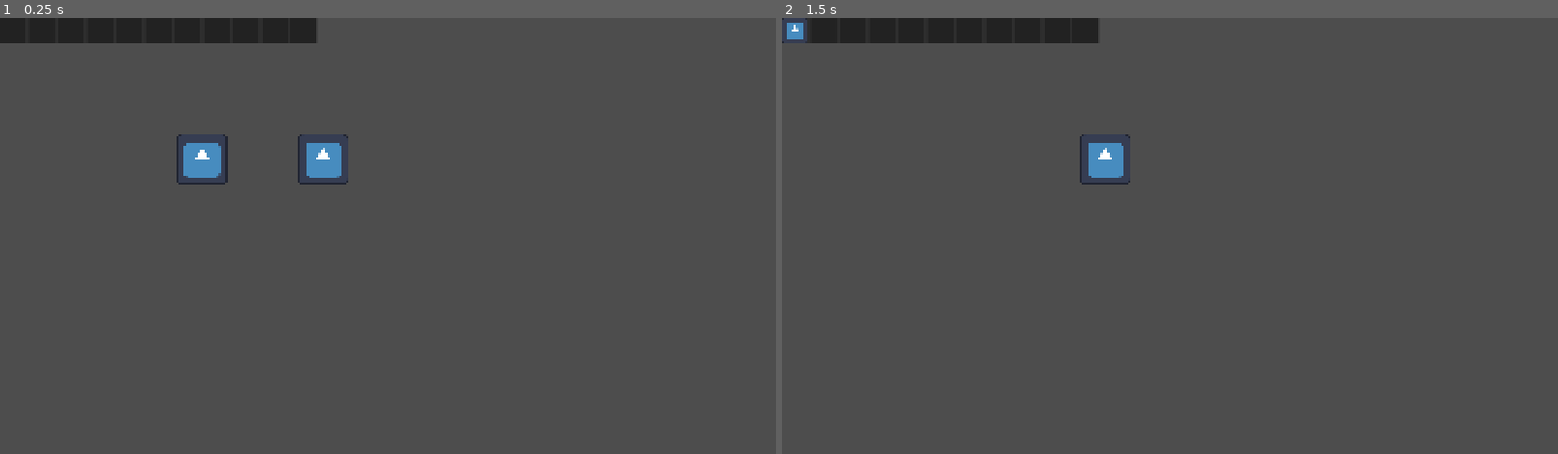
Above: before the commit, frames 1-2 (left to right).
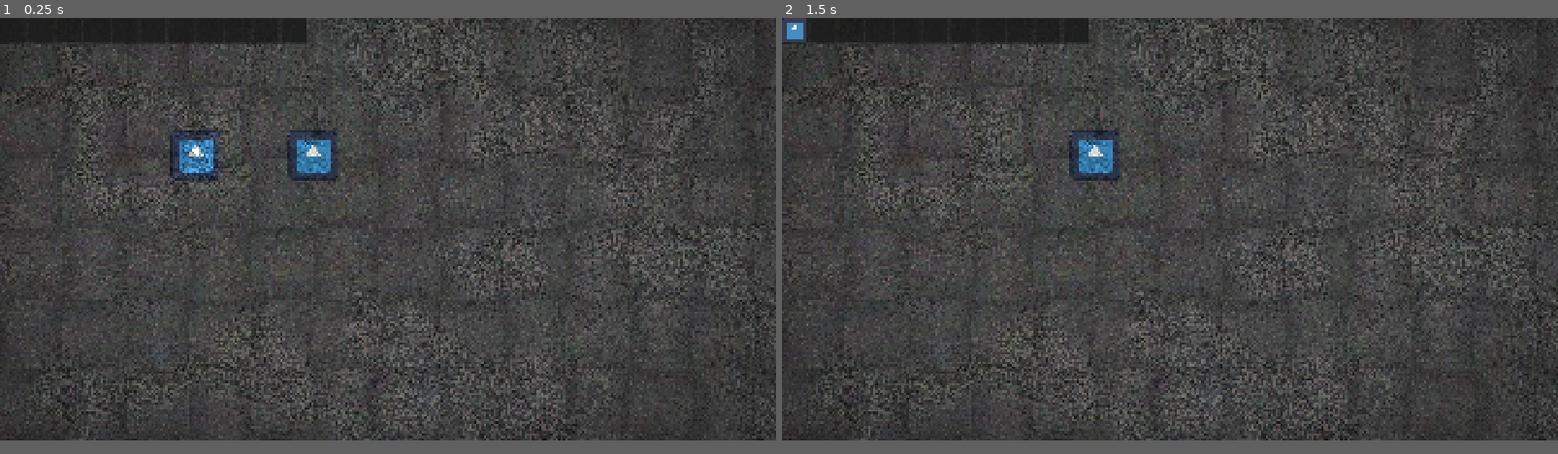
Above: after the commit, the same moments.

Repository: Uther871/kryvokray
Game: Godot game, scene res://main.tscn
Same seed, same stepped clock (60 frames per second), same inputs: the game is played once before the commit and once after it. The project has no main scene, so this scene is started directly. The engine's default icon, where the game draws it, is replaced by a stand-in: a white triangle on a blue panel in a dark square.
Inputs (mouse positions are in pixels of both pictures, inside the frame that each line leads up to):
- Up to frame 1 (0.25 s): no input
- Up to frame 2 (1.5 s): tap Enter at 0.5 s; drag from (983, 157) to (1247, 140) at 0.52 s; tap Space at 1.25 s; drag from (1014, 257) to (1107, 157) at 1.27 s
In our replay, the window is 800x450 before the commit and 800x436 after it. These sizes can differ from the game's own. Grey fills any space a smaller window leaves; there, only what the larger window draws over its background counts as a difference.

The runs differ from the first frame. In frame 1, 24% of the frame differs, in the area x 0-100%, y 0-97%; in frame 2, 23%.

Commit message:
Pixel art filter, 1920x1080 viewport, slot script fix

Diff:
--- /dev/null
+++ b/fx/oil_paint_layer.gd
@@ -0,0 +1,32 @@
+extends CanvasLayer
+## Повноекранний ефект "картина маслом".
+## Передає в шейдер позицію камери, щоб мазки були прив'язані до світу, а не до екрана.
+## F9 — увімкнути/вимкнути ефект (зручно порівнювати "до/після").
+
+## Шар інвентаря. Має бути вищим за шар ефекту, щоб UI лишався чітким.
+@export var ui_layer: int = 10
+@export var toggle_key: Key = KEY_F9
+
+@onready var _rect: ColorRect = $Rect
+var _mat: ShaderMaterial
+
+
+func _ready() -> void:
+	_mat = _rect.material as ShaderMaterial
+	var inv := get_node_or_null("/root/Inventory")
+	if inv is CanvasLayer:
+		(inv as CanvasLayer).layer = ui_layer
+
+
+func _process(_delta: float) -> void:
+	var vp := get_viewport()
+	var ct := vp.get_canvas_transform()
+	_mat.set_shader_parameter("viewport_size", vp.get_visible_rect().size)
+	_mat.set_shader_parameter("cam_origin", ct.origin)
+	_mat.set_shader_parameter("cam_zoom", ct.x.x)
+
+
+func _unhandled_key_input(event: InputEvent) -> void:
+	var key := event as InputEventKey
+	if key and key.pressed and not key.echo and key.keycode == toggle_key:
+		_rect.visible = not _rect.visible
--- /dev/null
+++ b/fx/oil_paint_layer.tscn
@@ -0,0 +1,20 @@
+[gd_scene format=3]
+
+[ext_resource type="Shader" path="res://shaders/oil_paint.gdshader" id="1_shader"]
+[ext_resource type="Script" path="res://fx/oil_paint_layer.gd" id="2_script"]
+
+[sub_resource type="ShaderMaterial" id="ShaderMaterial_oil"]
+shader = ExtResource("1_shader")
+
+[node name="OilPaintLayer" type="CanvasLayer"]
+layer = 5
+script = ExtResource("2_script")
+
+[node name="Rect" type="ColorRect" parent="."]
+material = SubResource("ShaderMaterial_oil")
+anchors_preset = 15
+anchor_right = 1.0
+anchor_bottom = 1.0
+grow_horizontal = 2
+grow_vertical = 2
+mouse_filter = 2
--- /dev/null
+++ b/levels/level_1.tscn
@@ -0,0 +1,32 @@
+[gd_scene format=3 uid="uid://ct6a067q3j50b"]
+
+[ext_resource type="Texture2D" uid="uid://bqdyp1384yyms" path="res://assets/background_lvl1.png" id="1_jirdo"]
+[ext_resource type="Texture2D" uid="uid://cwqq5wp2fv0mw" path="res://assets/CHechek.png" id="2_bt44k"]
+
+[node name="Level1" type="Node2D" unique_id=296662728]
+
+[node name="background" type="Sprite2D" parent="." unique_id=545153352]
+texture = ExtResource("1_jirdo")
+centered = false
+region_enabled = true
+region_rect = Rect2(0, 0, 1920, 1080)
+
+[node name="Chechek" type="Node2D" parent="." unique_id=832540250]
+position = Vector2(400, 740)
+
+[node name="Sprite2D" type="Sprite2D" parent="Chechek" unique_id=1495508413]
+position = Vector2(101.999985, -137.99998)
+scale = Vector2(8.993, 9)
+texture = ExtResource("2_bt44k")
+
+[node name="Camera2D" type="Camera2D" parent="Chechek/Sprite2D" unique_id=1733283158]
+limit_left = 10
+limit_top = 0
+limit_right = 1920
+limit_bottom = 1080
+
+[node name="Swamp" type="Sprite2D" parent="." unique_id=1262847391]
+texture = ExtResource("1_jirdo")
+centered = false
+region_enabled = true
+region_rect = Rect2(1920, 0, 1924, 1080)
--- a/project.godot
+++ b/project.godot
@@ -17,10 +17,11 @@
 [autoload]
 
 Inventory="*uid://ct3n1w73bbm1k"
+PaintFX="*res://fx/oil_paint_layer.tscn"
 
 [display]
 
-window/size/viewport_width=1920
+window/size/viewport_width=1980
 window/size/viewport_height=1080
 window/stretch/mode="canvas_items"
 window/stretch/aspect="expand"
--- /dev/null
+++ b/shaders/oil_paint.gdshader
@@ -0,0 +1,238 @@
+shader_type canvas_item;
+
+// =====================================================================
+//  OIL PAINT — повноекранний постпроцес для Godot 4.x (Forward+/Mobile/Compat)
+//
+//  Етапи:
+//   1. Wobble      — легке "плавання" координат, щоб пікселі не були ідеальними сходинками
+//   2. Flow field  — напрям мазка з structure tensor (по контурах) + шум (на пласких ділянках)
+//   3. Kuwahara    — анізотропний фільтр: згладжує кольори в "мазки", тримаючи краї
+//   4. Pigment     — варіація тону/кольору вздовж мазка
+//   5. Impasto     — рельєф щетини -> нормаль -> освітлення (товстий шар фарби)
+//   6. Canvas      — текстура полотна, віньєтка, колір-грейдинг
+//
+//  Текстури не потрібні, все процедурне. Мазки прив'язані до СВІТУ (через камеру),
+//  тому не "пливуть" по екрану, коли камера їде.
+// =====================================================================
+
+uniform sampler2D screen_tex : hint_screen_texture, repeat_disable, filter_linear_mipmap;
+
+// Це виставляє oil_paint_layer.gd кожен кадр (не чіпайте руками)
+uniform vec2 viewport_size = vec2(1920.0, 1080.0);
+uniform vec2 cam_origin = vec2(0.0);
+uniform float cam_zoom = 1.0;
+
+group_uniforms general;
+uniform float strength : hint_range(0.0, 1.0) = 1.0;
+
+group_uniforms brush;
+// Радіус мазка в пікселях. Головний важіль вартості: 3 = швидко, 6 = дуже "намазано".
+uniform int radius : hint_range(2, 8) = 4;
+// Наскільки мазок витягнутий уздовж напряму (1 = круглий, 3 = довгий).
+uniform float elongation : hint_range(1.0, 4.0) = 2.0;
+// Чіткість країв між мазками (більше = різкіше, менше = м'якше).
+uniform float sharpness : hint_range(2.0, 16.0) = 8.0;
+// Дрижання меж у пікселях і частота (менша частота = плавніші хвилі).
+uniform float wobble_amount : hint_range(0.0, 8.0) = 2.5;
+uniform float wobble_freq : hint_range(0.002, 0.1) = 0.02;
+
+group_uniforms flow;
+// Відстань вибірки градієнта (px) і рівень мипмапа: більше = глобальніші напрямки мазків.
+uniform float flow_spread : hint_range(2.0, 16.0) = 6.0;
+uniform float flow_lod : hint_range(0.0, 5.0) = 2.0;
+// Вплив шумового поля на пласких ділянках (0 = мазки тільки вздовж контурів).
+uniform float flow_noise : hint_range(0.0, 0.05) = 0.004;
+uniform float flow_noise_scale : hint_range(0.0005, 0.02) = 0.003;
+
+group_uniforms pigment;
+uniform float bristle_length : hint_range(5.0, 150.0) = 36.0;
+uniform float bristle_width : hint_range(1.0, 12.0) = 3.5;
+// Варіація яскравості та відтінку між мазками.
+uniform float paint_variation : hint_range(0.0, 0.5) = 0.12;
+uniform float color_jitter : hint_range(0.0, 0.15) = 0.03;
+// Темніші краї плям (ефект пігменту, що збирається по контуру).
+uniform float edge_darkening : hint_range(0.0, 0.6) = 0.2;
+
+group_uniforms impasto;
+uniform float impasto_strength : hint_range(0.0, 2.0) = 0.9;
+uniform float impasto_depth : hint_range(0.0, 10.0) = 3.0;
+uniform vec3 light_dir = vec3(-0.5, -0.6, 0.7);
+uniform float shininess : hint_range(2.0, 100.0) = 24.0;
+uniform float spec_strength : hint_range(0.0, 1.0) = 0.12;
+uniform vec3 light_color : source_color = vec3(1.0, 0.92, 0.8);
+
+group_uniforms canvas;
+uniform float canvas_strength : hint_range(0.0, 0.6) = 0.18;
+uniform float canvas_size : hint_range(1.5, 8.0) = 3.0;
+uniform float saturation : hint_range(0.0, 2.0) = 1.1;
+uniform float contrast : hint_range(0.5, 1.5) = 1.05;
+uniform float vignette : hint_range(0.0, 1.0) = 0.25;
+group_uniforms;
+
+// ---------------------------------------------------------------------
+//  Шум
+// ---------------------------------------------------------------------
+float h21(vec2 p) {
+	vec3 p3 = fract(vec3(p.x, p.y, p.x) * 0.1031);
+	p3 += dot(p3, p3.yzx + 33.33);
+	return fract((p3.x + p3.y) * p3.z);
+}
+
+float vnoise(vec2 p) {
+	vec2 i = floor(p);
+	vec2 f = fract(p);
+	vec2 u = f * f * (3.0 - 2.0 * f);
+	float a = h21(i);
+	float b = h21(i + vec2(1.0, 0.0));
+	float c = h21(i + vec2(0.0, 1.0));
+	float d = h21(i + vec2(1.0, 1.0));
+	return mix(mix(a, b, u.x), mix(c, d, u.x), u.y);
+}
+
+// ~0..0.875, середнє ~0.4375
+float fbm(vec2 p) {
+	float v = 0.0;
+	float a = 0.5;
+	for (int i = 0; i < 3; i++) {
+		v += a * vnoise(p);
+		p = p * 2.03 + vec2(17.1, 9.2);
+		a *= 0.5;
+	}
+	return v;
+}
+
+float lum_at(vec2 uv) {
+	return dot(textureLod(screen_tex, uv, flow_lod).rgb, vec3(0.299, 0.587, 0.114));
+}
+
+// Щетина: витягнутий шум уздовж напрямку мазка (t) -> 0..1
+float bristle(vec2 world, vec2 t, vec2 n) {
+	vec2 q = vec2(dot(world, t), dot(world, n));
+	float b1 = vnoise(vec2(q.x / bristle_length, q.y / bristle_width));
+	float b2 = vnoise(vec2(q.x / (bristle_length * 0.5), q.y / (bristle_width * 0.4)) + vec2(5.3, 1.7));
+	return b1 * 0.65 + b2 * 0.35;
+}
+
+// Переплетіння полотна 0..1 (1 = нитка, 0 = щілина)
+float weave(vec2 p, float size) {
+	vec2 g = p / size;
+	vec2 f = fract(g);
+	float over = mod(floor(g.x) + floor(g.y), 2.0);
+	float th = sin(f.x * PI);
+	if (over > 0.5) {
+		th = sin(f.y * PI);
+	}
+	return th;
+}
+
+void fragment() {
+	vec2 px = vec2(1.0) / viewport_size;
+	vec2 screen_px = SCREEN_UV * viewport_size;
+	vec2 world = (screen_px - cam_origin) / cam_zoom;
+
+	vec3 original = textureLod(screen_tex, SCREEN_UV, 0.0).rgb;
+
+	// ---------- 1. Wobble ----------
+	vec2 wob = (vec2(fbm(world * wobble_freq), fbm(world * wobble_freq + vec2(31.7, 17.3))) - vec2(0.4375)) * 2.0 * wobble_amount;
+	vec2 suv = SCREEN_UV + wob * px;
+
+	// ---------- 2. Flow field ----------
+	vec3 Ji = vec3(0.0);
+	float st = flow_spread;
+	for (int iy = -1; iy <= 1; iy++) {
+		for (int ix = -1; ix <= 1; ix++) {
+			vec2 c = suv + vec2(float(ix), float(iy)) * st * px;
+			float gx = lum_at(c + vec2(st, 0.0) * px) - lum_at(c - vec2(st, 0.0) * px);
+			float gy = lum_at(c + vec2(0.0, st) * px) - lum_at(c - vec2(0.0, st) * px);
+			Ji += vec3(gx * gx, gy * gy, gx * gy);
+		}
+	}
+	Ji /= 9.0;
+	float gmag = sqrt(Ji.x + Ji.y);
+
+	float na = fbm(world * flow_noise_scale) * TAU * 1.5;
+	vec2 ng = vec2(cos(na), sin(na));
+	vec3 J = Ji + flow_noise * vec3(ng.x * ng.x, ng.y * ng.y, ng.x * ng.y);
+
+	float ang = 0.5 * atan(2.0 * J.z, J.x - J.y + 0.00000001) + PI * 0.5;
+	vec2 t = vec2(cos(ang), sin(ang));
+	vec2 n = vec2(-t.y, t.x);
+
+	// ---------- 3. Анізотропний Kuwahara (8 секторів) ----------
+	vec3 sm[8];
+	vec3 sq[8];
+	float sw[8];
+	vec3 c0 = textureLod(screen_tex, suv, 0.0).rgb;
+	for (int i = 0; i < 8; i++) {
+		sm[i] = c0;
+		sq[i] = c0 * c0;
+		sw[i] = 1.0;
+	}
+
+	float r = float(radius);
+	float inv2s2 = 1.0 / (2.0 * (r * 0.5) * (r * 0.5));
+	for (int v = -radius; v <= radius; v++) {
+		for (int u = -radius; u <= radius; u++) {
+			float d2 = float(u * u + v * v);
+			if (d2 > r * r || d2 < 0.5) {
+				continue;
+			}
+			vec2 off = (t * float(u) * elongation + n * float(v)) * px;
+			vec3 c = textureLod(screen_tex, suv + off, 0.0).rgb;
+			float w = exp(-d2 * inv2s2);
+			float a = atan(float(v), float(u));
+			int k = int(floor((a + PI) / (TAU / 8.0)));
+			k = clamp(k, 0, 7);
+			sm[k] += c * w;
+			sq[k] += c * c * w;
+			sw[k] += w;
+		}
+	}
+
+	vec3 acc = vec3(0.0);
+	float wacc = 0.0;
+	for (int k = 0; k < 8; k++) {
+		vec3 m = sm[k] / sw[k];
+		vec3 vr = max(sq[k] / sw[k] - m * m, vec3(0.0));
+		float s2 = (vr.r + vr.g + vr.b) / 3.0;
+		float al = 1.0 / (1.0 + pow(s2 * 1000.0 + 0.000001, sharpness * 0.5));
+		acc += m * al;
+		wacc += al;
+	}
+	vec3 col = acc / max(wacc, 0.000001);
+
+	// ---------- 4. Пігмент ----------
+	float b = bristle(world, t, n);
+	col *= 1.0 + (b - 0.5) * paint_variation * 2.0;
+	vec2 jq = vec2(dot(world, t), dot(world, n)) / (bristle_length * 2.0);
+	vec3 cj = vec3(fbm(jq), fbm(jq + vec2(7.7, 3.1)), fbm(jq + vec2(13.3, 21.9))) - vec3(0.4375);
+	col += cj * color_jitter * 2.0;
+	col *= 1.0 - edge_darkening * smoothstep(0.03, 0.25, gmag);
+
+	// ---------- 5. Імпасто ----------
+	float hC = bristle(world, t, n);
+	float hX = bristle(world + vec2(1.0, 0.0), t, n);
+	float hY = bristle(world + vec2(0.0, 1.0), t, n);
+	vec3 nrm = normalize(vec3(-(hX - hC) * impasto_depth, -(hY - hC) * impasto_depth, 1.0));
+	vec3 Ln = normalize(light_dir);
+	float shade = dot(nrm, Ln) - Ln.z;
+	col *= 1.0 + shade * impasto_strength;
+	vec3 H = normalize(Ln + vec3(0.0, 0.0, 1.0));
+	float sp = max(pow(max(dot(nrm, H), 0.0), shininess) - pow(H.z, shininess), 0.0);
+	col += light_color * sp * spec_strength;
+
+	// ---------- 6. Полотно і грейдинг ----------
+	float wv = weave(world, canvas_size);
+	float grain = h21(floor(world)) - 0.5;
+	col *= 1.0 - canvas_strength * (1.0 - wv) + grain * canvas_strength * 0.3;
+
+	float l = dot(col, vec3(0.299, 0.587, 0.114));
+	col = mix(vec3(l), col, saturation);
+	col = (col - vec3(0.5)) * contrast + vec3(0.5);
+
+	float vd = distance(SCREEN_UV, vec2(0.5)) * 1.4142;
+	col *= 1.0 - vignette * smoothstep(0.45, 1.0, vd);
+
+	col = clamp(col, vec3(0.0), vec3(1.0));
+	COLOR = vec4(mix(original, col, strength), 1.0);
+}
Not shown, added: assets/peaceofwood.png.import
Not shown, added: assets/shovel.png.import
Not shown, added: fx/oil_paint_layer.gd.uid
Not shown, added: shaders/oil_paint.gdshader.uid
